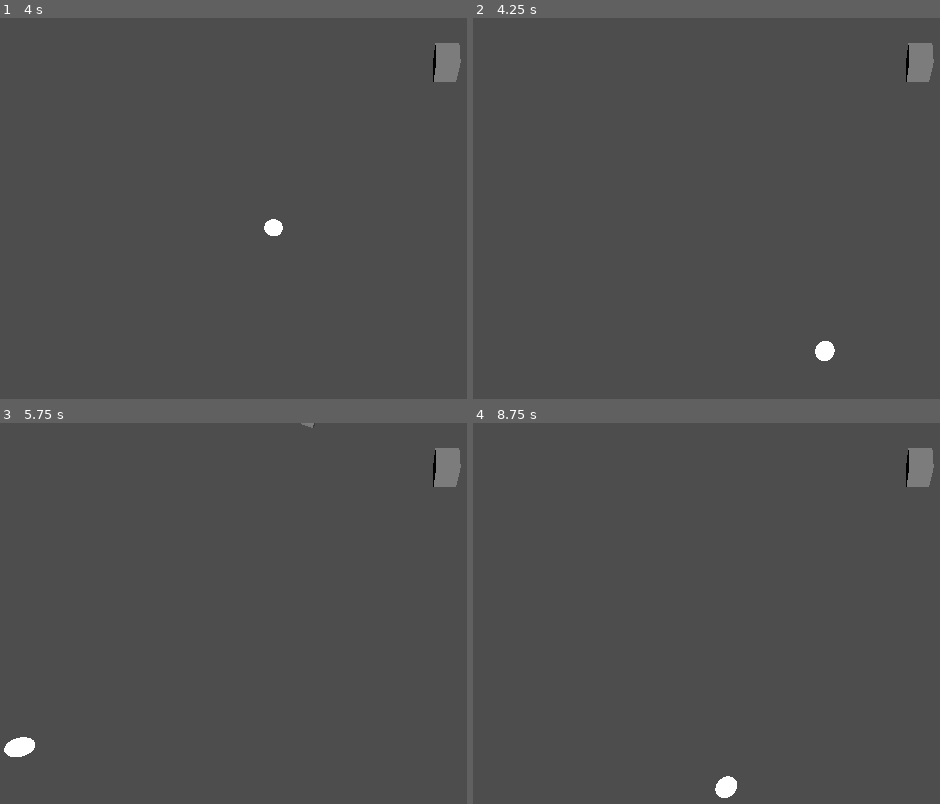
Above: before the commit, frames 1-4 (two rows, left to right).
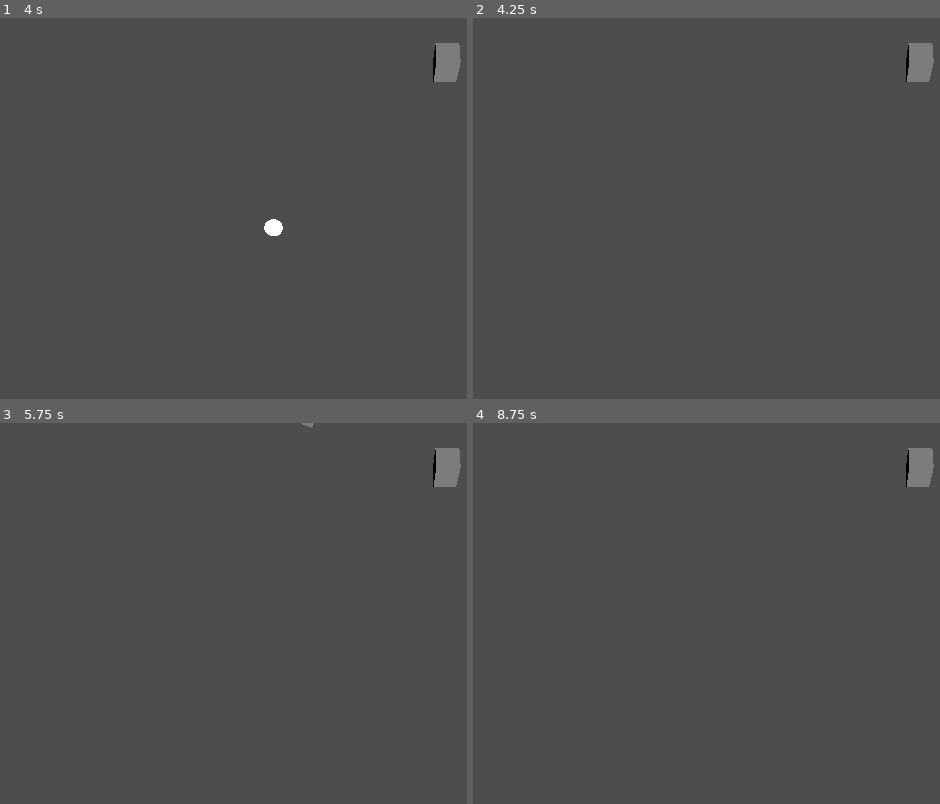
Above: after the commit, the same moments.

Repository: mtthwm/wildjamdec2024
Game: Godot game, scene res://Scenes/game.tscn
The game is run twice, just before and just after one commit, with the same random seed, the same clock (stepped at 60 frames per second) and the same inputs.
Inputs (mouse positions are in pixels of both pictures, inside the frame that each line leads up to):
- Up to frame 1 (4 s): tap Enter (ui_accept) at 0.5, 0.77, 1.52, 2.75, 3.02, 3.77 s; move the mouse to (outside the picture) at 0.52 s; hold A (a_pressed) 0.53-1.28 s; move the mouse to (238, 265) at 1.27 s; tap D (d_pressed) at 1.35 s; move the mouse to (outside the picture) at 2.02 s; hold E (e_pressed) 2.03-2.78 s; move the mouse to (359, 330) at 2.77 s; tap Q (q_pressed) at 2.85 s; move the mouse to (outside the picture) at 3.52 s; hold S (s_pressed) from 3.53 s (still down)
- Up to frame 2 (4.25 s): keep holding S (s_pressed)
- Up to frame 3 (5.75 s): move the mouse to (158, 579) at 4.27 s; release S (s_pressed) at 4.28 s; tap W (w_pressed) at 4.35 s; tap Enter (ui_accept) at 4.52, 5 s; move the mouse to (438, 647) at 5.02 s; hold A (a_pressed) from 5.03 s (still down)
- Up to frame 4 (8.75 s): move the mouse to (753, 533) at 5.77 s; release A (a_pressed) at 5.78 s; tap D (d_pressed) at 5.85 s; tap Enter (ui_accept) at 6.02, 6.77, 7.25, 7.52 s; move the mouse to (outside the picture) at 6.52 s; hold E (e_pressed) 6.53-7.28 s; move the mouse to (711, 670) at 7.27 s; tap Q (q_pressed) at 7.35 s; move the mouse to (outside the picture) at 8.02 s; hold S (s_pressed) from 8.03 s (still down)

Frame 1 is identical in both runs. In frame 2, 0.2% of the frame differs, in the area x 73-78%, y 84-91%; in frame 3, 0.3%, in the area x 0-8%, y 82-88%; in frame 4, 0.2%.

Commit message:
bullet despawn

Diff:
--- a/Scripts/bullet.gd
+++ b/Scripts/bullet.gd
@@ -8,7 +8,9 @@
 
 # Called when the node enters the scene tree for the first time.
 func _ready() -> void:
-	pass # Replace with function body.
+	timer.connect("timeout",queue_free)
+	timer.set_wait_time(1)
+	timer.start()
 
 
 # Called every frame. 'delta' is the elapsed time since the previous frame.
Not shown: 1 places in Scenes/MattTest.tscn that only renumber resources
